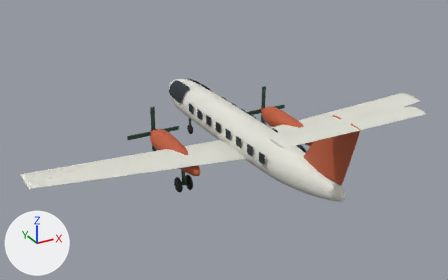
One commit to the glTF model public/assets/aeronaves/jaz-60.glb: the scene before it, then after it.
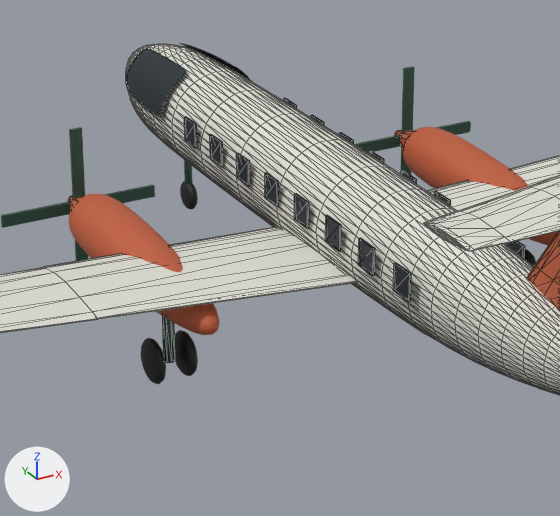
Old and new are each drawn whole from a 50 mm lens placed at (-13.38, -22.72, 11.16), pointed at (-0.93, -0.08, -0.16) and again close up on the part from 28% to 70% of the width and 23% to 85% of the height. The axes (+X, +Y, +Z) are drawn at lower left. The lights are the same throughout. The older version's two pictures come first. The close-ups show mesh edges as thin lines. Where no turn or scale is listed for an object, it has been applied to the vertices.

The first close-up shows 'ala', 'deriva', 'estabilizador', 'fuselaje', 'gondola--1', 'gondola-1', 'helice-izquierda-pala-1', 'helice-izquierda-pala-2', 'parabrisas', 'rueda--1--1', 'rueda--1-1', 'ventanillas' and 12 more.
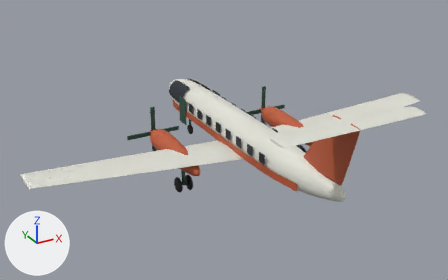
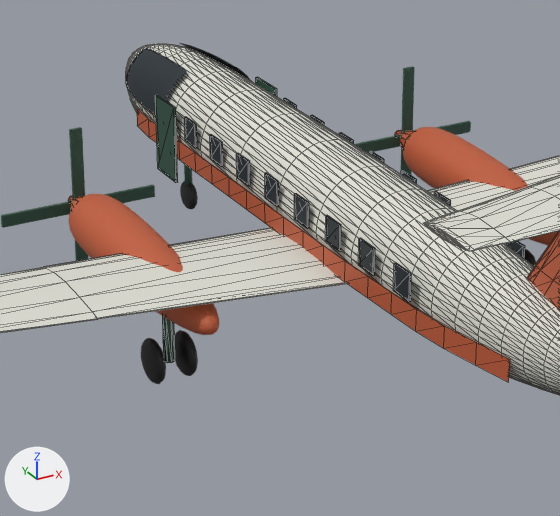
The change in detail:
Mesh me_cube_016_1 is new.
It consists of a box spanning x -0.98..-0.95, y 3.84..4.56, z -0.82..0.53; a box spanning x 0.95..0.98, y 3.84..4.56, z -0.82..0.53.
It uses material mat_detalle (dark green #2e5242).
Mesh me_cintura is new.
It has 76 vertices, 72 faces and spans x -0.94..0.94, y -5.4..5.6, z -0.39..-0.05.
It uses material mat_capo (orange #bf5c38).
Object 'puerta-m4_2' (ob_puerta_m4_2) is new; it shows me_cube_016_1.
Its location is (0.0, 0.0, 0.0).
Object 'cintura' (ob_cintura) is new; it shows me_cintura.
Its location is (0.0, 0.0, 0.0).

Boxes (x1, y1, x2, y2) around the edits, measured in the close-ups (560 x 516 px):
'cintura', added: after (137, 108, 510, 382)
'puerta-m4_2', added: after (156, 77, 277, 182)
